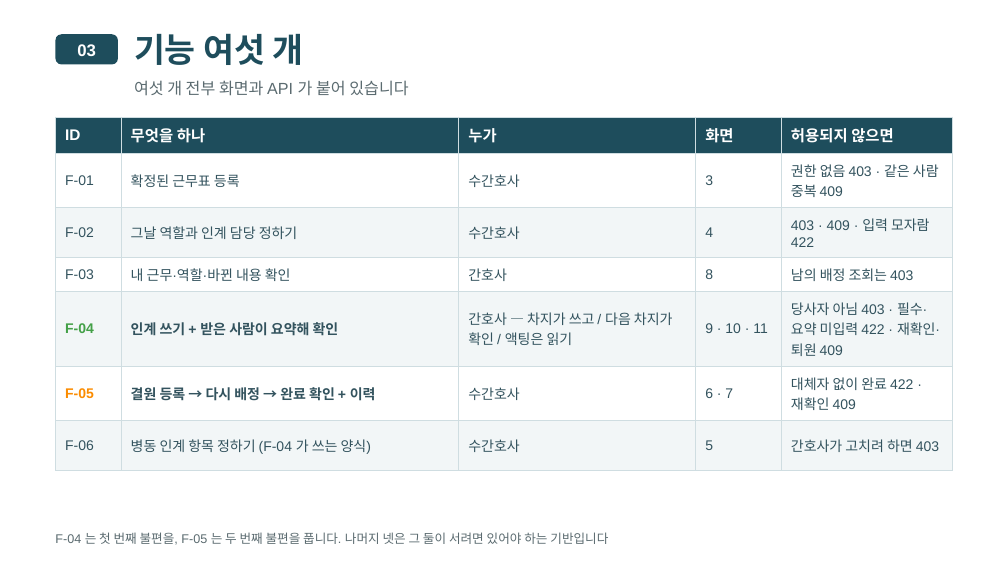
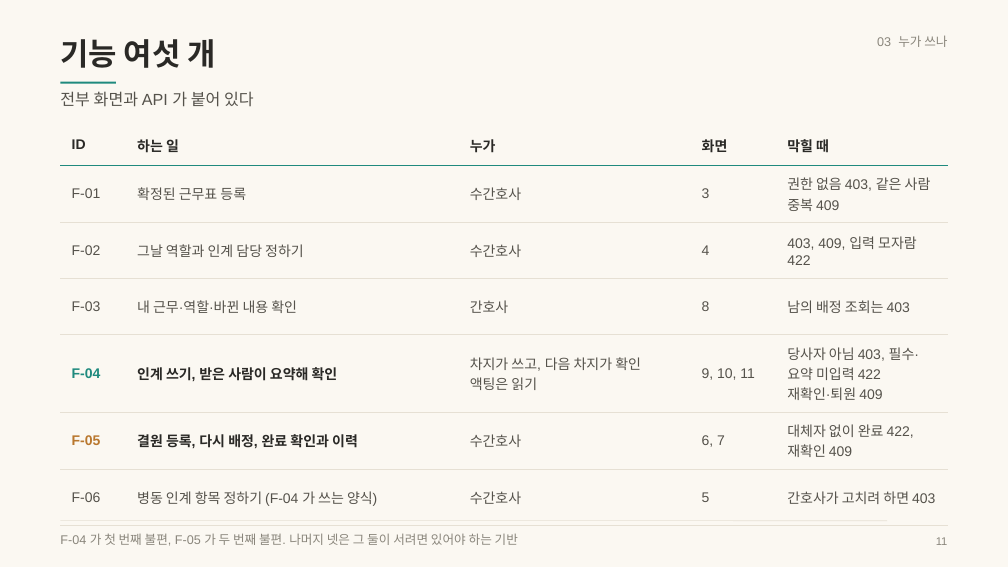
Before and after one commit to wodnjs2020136144/skala-webservice-mini, a slide deck: slide 11 of deliverables/10반_황재원_너와나의인계고리-개요.pptx. Drawn at 1008x567 pixels with LibreOffice and Linux fonts; fonts in the diff are those of the drawing. Boxes give left, top, right and bottom in pixels: in the first picture for what was removed or moved away, otherwise in the second. Text is boxed around its words. In the diff, an @@ line names an element or a change of style, - is before the commit and + after.

```diff
--- a/deliverables/10반_황재원_너와나의인계고리-개요.pptx
+++ b/deliverables/10반_황재원_너와나의인계고리-개요.pptx
@@ background #FFFFFF to #FBF8F2 @@
@@ rounded rectangle removed at <box>55,34,118,65</box> @@
@@ text "기능 여섯 개": place and size @@
-text "기능 여섯 개" at <box>134,33,304,65</box>
+text "기능 여섯 개" at <box>60,39,216,68</box>
@@ text "기능 여섯 개" at <box>60,39,216,68</box>: size 24 to 22 pt, text colour #1E4D5C to #2A2926 @@
@@ text at <box>877,35,947,47</box>: text changed; size 12 to 9 pt; text colour #FFFFFF to #8A867C; bold off @@
-03
+03 누가 쓰나
@@ line added from (60, 83) to (116, 83), #1F8A7E 1.5 pt @@
@@ text at <box>60,91,254,107</box>: text changed; text colour #5B6B70 to #55524B @@
-여섯 개 전부 화면과 API 가 붙어 있습니다
+전부 화면과 API 가 붙어 있다
@@ table at <box>60,125,948,510</box> @@
-row 1, column 2: 무엇을 하나
+row 1, column 2: 하는 일
-row 1, column 5: 허용되지 않으면
+row 1, column 5: 막힐 때
-row 2, column 5: 권한 없음 403 · 같은 사람 중복 409
+row 2, column 5: 권한 없음 403, 같은 사람 중복 409
-row 3, column 5: 403 · 409 · 입력 모자람 422
+row 3, column 5: 403, 409, 입력 모자람 422
-row 5: F-04 | 인계 쓰기 + 받은 사람이 요약해 확인 | 간호사 — 차지가 쓰고 / 다음 차지가 확인 / 액팅은 읽기 | 9 · 10 · 11 | 당사자 아님 403 · 필수·요약 미입력 422 · 재확인·퇴원 409
+row 5: F-04 | 인계 쓰기, 받은 사람이 요약해 확인 | 차지가 쓰고, 다음 차지가 확인 / 액팅은 읽기 | 9, 10, 11 | 당사자 아님 403, 필수·요약 미입력 422 / 재확인·퇴원 409
-row 6: F-05 | 결원 등록 → 다시 배정 → 완료 확인 + 이력 | 수간호사 | 6 · 7 | 대체자 없이 완료 422 · 재확인 409
+row 6: F-05 | 결원 등록, 다시 배정, 완료 확인과 이력 | 수간호사 | 6, 7 | 대체자 없이 완료 422, 재확인 409
@@ fill #1E4D5C to none in row 1 @@
@@ fill #FFFFFF to none in 15 cells @@
@@ fill #F2F6F7 to none in 15 cells @@
@@ size 11 to 10 pt, text colour #FFFFFF to #2A2926 in "ID", "누가", "화면" @@
@@ text colour #33535E to #55524B in "F-01", "확정된 근무표 등록", "수간호사", "3" and 15 more places @@
@@ text colour #43A047 to #1F8A7E in "F-04" @@
@@ text colour #FB8C00 to #B9772E in "F-05" @@
@@ borders changed @@
@@ table: place and size @@
-table at <box>55,117,953,458</box>
+table at <box>60,125,948,510</box>
@@ text at <box>60,533,518,546</box>: text changed; text colour #5B6B70 to #8A867C @@
-F-04 는 첫 번째 불편을, F-05 는 두 번째 불편을 풉니다. 나머지 넷은 그 둘이 서려면 있어야 하는 기반입니다
+F-04 가 첫 번째 불편, F-05 가 두 번째 불편. 나머지 넷은 그 둘이 서려면 있어야 하는 기반
@@ line added from (60, 521) to (887, 521), #E6E0D4 0.5 pt @@
@@ text added at <box>936,537,948,545</box>, 8 pt, text #8A867C @@
+11
```
Also in this commit, not shown: 35 other slides changed, 6 other files.
